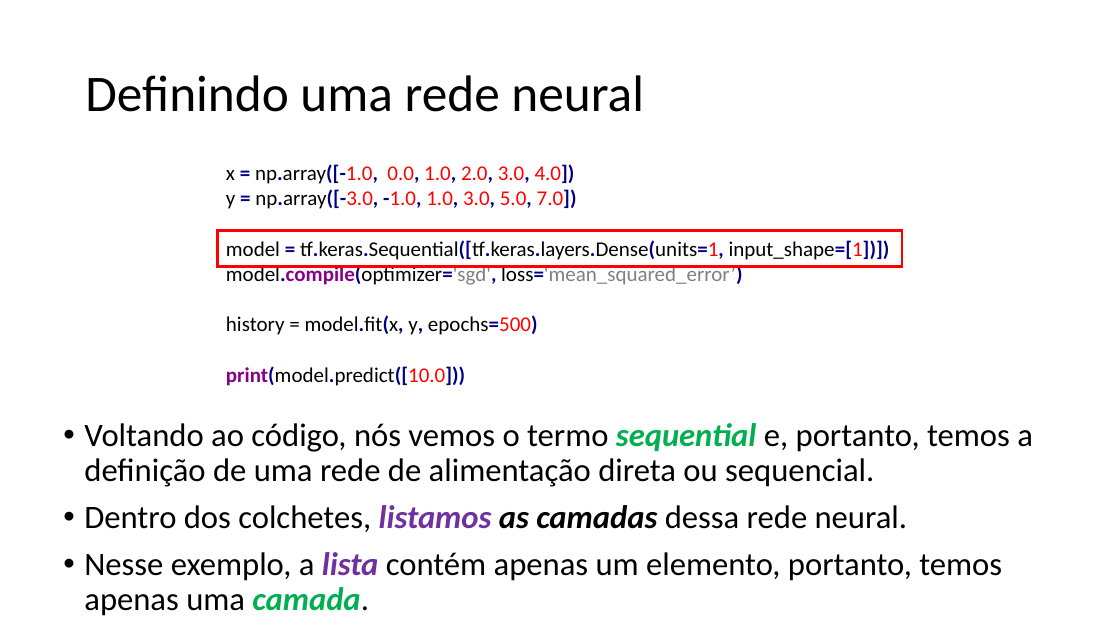
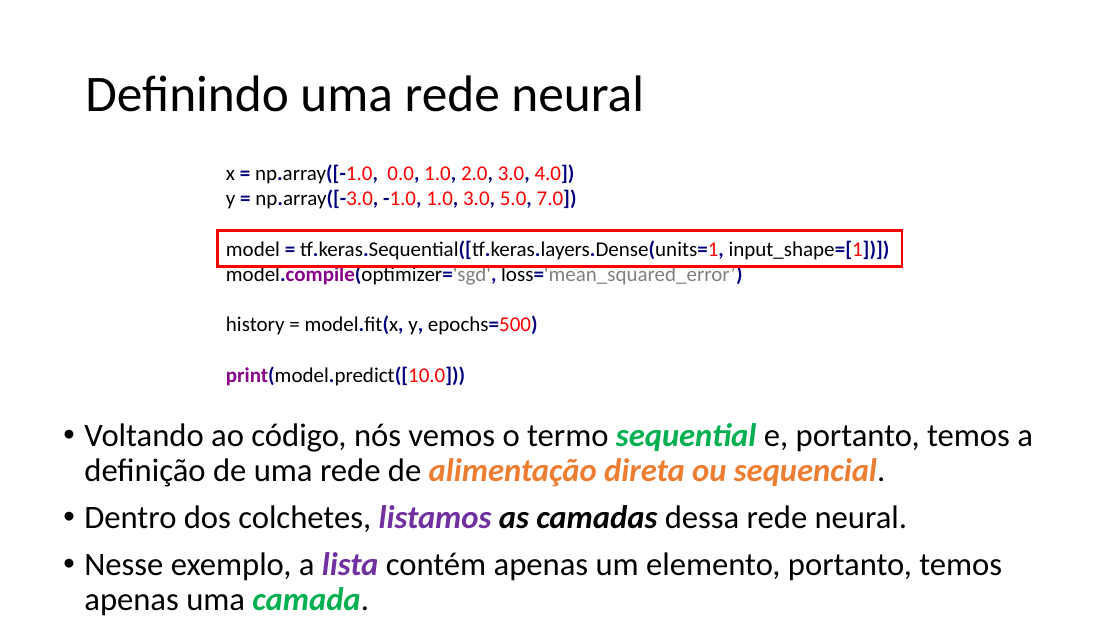
Before and after one commit to zz4fap/tp557-iot-ml, a slide deck: slide 12 of slides/TP557_7_Regressão_com_DNNs_parte_I.pptx. Drawn at 1120x630 pixels with LibreOffice and Linux fonts; fonts in the diff are those of the drawing. Boxes give left, top, right and bottom in pixels: in the first picture for what was removed or moved away, otherwise in the second. Text is boxed around its words. In the diff, an @@ line names an element or a change of style, - is before the commit and + after.

```diff
--- a/slides/TP557_7_Regressão_com_DNNs_parte_I.pptx
+++ b/slides/TP557_7_Regressão_com_DNNs_parte_I.pptx
@@ text at bbox=[84, 423, 1033, 487]: text colour #000000 to #ED7D31, bold on, italic on in "alimentação direta ou sequencial." @@
```
Also in this commit, not shown: 7 other slides changed, 2 other files.
